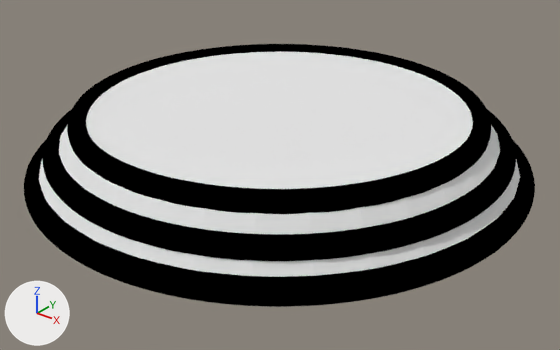
An edit to the Blender file Hex Tiles/HEX_Decorations_TowerBase.blend, drawn before and after from the same camera.
One viewpoint serves both versions: a camera (50 mm lens) standing at (4.06, -5.06, 3.97) and looking at (0.1, -0.12, 0.9). Arrows for +X, +Y and +Z are at lower left; the lights stay in place.
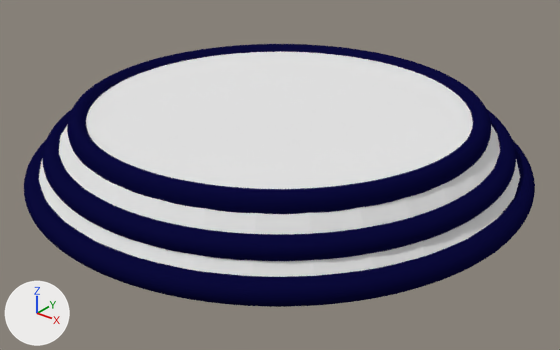
Pixel boxes (x1, y1, x2, y2) of what changed, in the pictures (560 x 350 px):
'Torus', recoloured (black to blue): (24, 139, 535, 307) in both
'Torus.002', recoloured (black to blue): (67, 44, 491, 214) in both
'Torus.001', recoloured (black to blue): (42, 109, 516, 261) in both

Patch to the scene script:
```diff
--- a/Hex Tiles/HEX_Decorations_TowerBase.blend.py
+++ b/Hex Tiles/HEX_Decorations_TowerBase.blend.py
@@ mat_towerbase_rings @@
 mat_towerbase_rings = diffuse_material('TowerBase_Rings')
-mat_towerbase_rings.base_color = (0.0, 0.0, 0.0)  # black #000000
+mat_towerbase_rings.base_color = (0.00353, 0.0034, 0.0445)  # dark blue #0c0b3c
```
